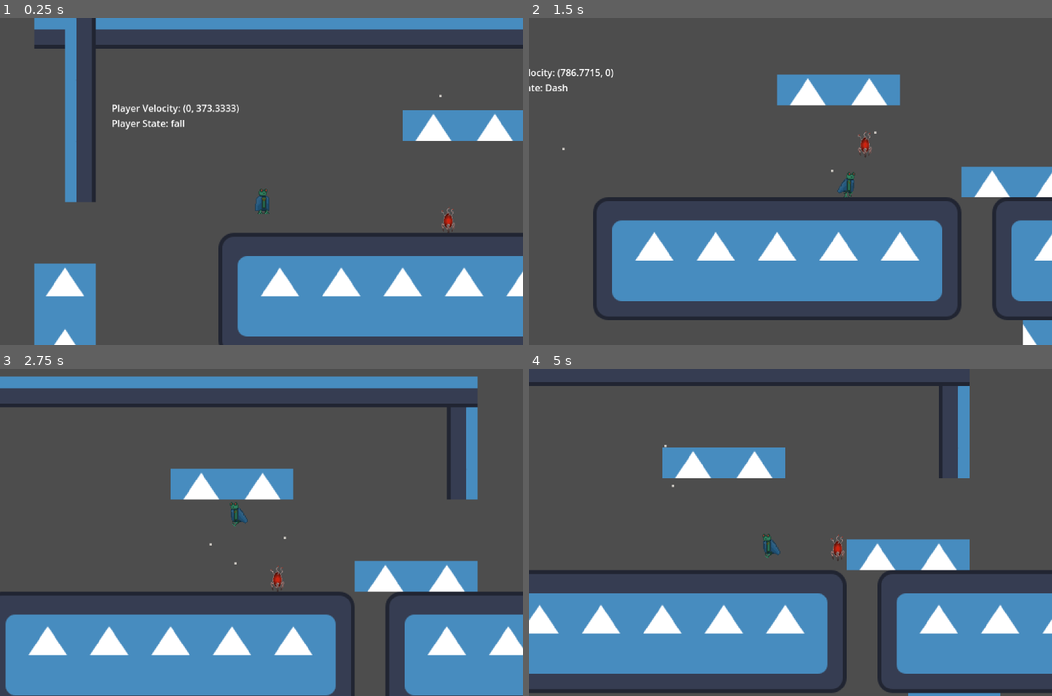
Above: before the commit, frames 1-4 (two rows, left to right).
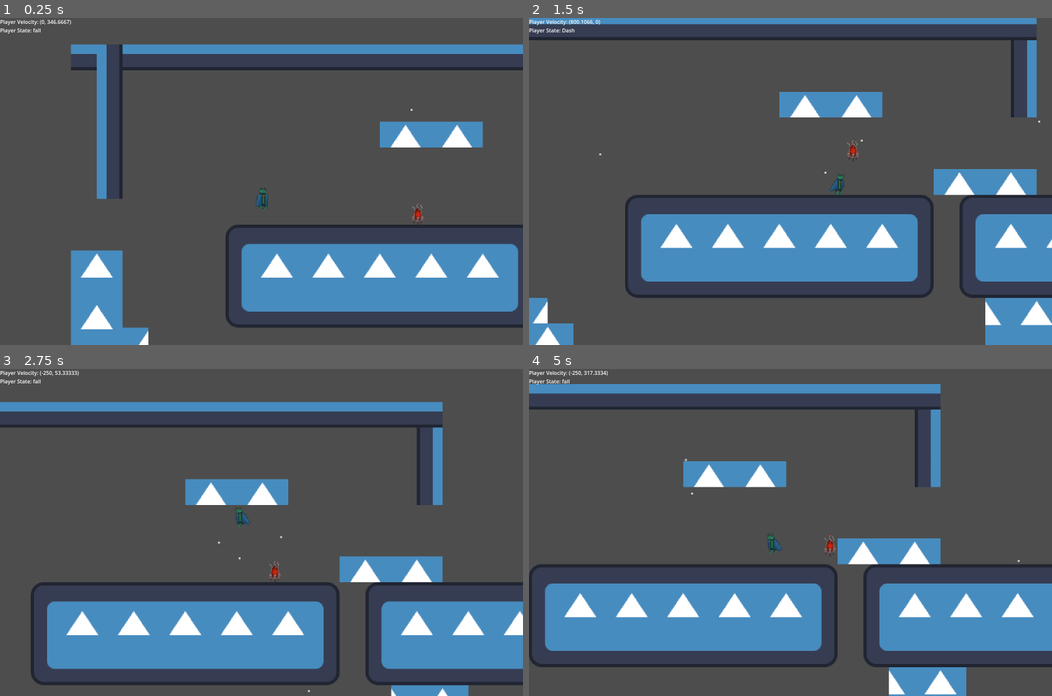
Above: after the commit, the same moments.

Repository: Rowan-Nag/Metroidvania
Game: Godot game, scene res://node_2d.tscn
Same seed, same stepped clock (60 frames per second), same inputs: the game is played once before the commit and once after it. The engine's default icon, where the game draws it, is replaced by a stand-in: a white triangle on a blue panel in a dark square.
Inputs (mouse positions are in pixels of both pictures, inside the frame that each line leads up to):
- Up to frame 1 (0.25 s): no input
- Up to frame 2 (1.5 s): move the mouse to (905, 165) at 0.52 s; hold D (Right) from 0.53 s (still down); click (905, 165) at 0.6 s; tap Space (Jump) at 0.77 s; tap Shift (Dash) at 0.8, 1.35 s; move the mouse to (685, 197) at 1.27 s
- Up to frame 3 (2.75 s): tap Space (Jump) at 1.52 s; click (156, 548) at 1.55 s; move the mouse to (313, 460) at 2.02 s; release D (Right) at 2.03 s; hold A (Left) from 2.03 s (still down); click (313, 460) at 2.1 s; tap Shift (Dash) at 2.3 s
- Up to frame 4 (5 s): move the mouse to (764, 597) at 2.77 s; release A (Left) at 2.78 s; hold D (Right) 2.78-4.28 s; tap Shift (Dash) at 2.85, 3.8 s; tap Space (Jump) at 3.02, 3.77, 4.52 s; click (764, 597) at 3.05 s; move the mouse to (947, 581) at 3.52 s; right-click (947, 581) at 3.6 s; move the mouse to (633, 483) at 4.27 s; hold A (Left) from 4.28 s (still down); click (633, 483) at 4.35 s

The runs differ from the first frame. In frame 1, 27% of the frame differs, in the area x 0-100%, y 0-100%; in frame 2, 25%; in frame 3, 31%; in frame 4, 28%.

Commit message:
added debug UI

Diff:
--- a/DebugUI.gd
+++ b/DebugUI.gd
@@ -10,7 +10,7 @@
 	label.text = "Player Velocity:"
 
 # Called every frame. 'delta' is the elapsed time since the previous frame.
-func _process(delta):
+func _physics_process(delta):
 	if(player):
 		label.text = "Player Velocity: " + str(player.velocity) + "\n"
 		label.text += "Player State: " + str(player.state_machine.current_state.name)
--- a/node_2d.tscn
+++ b/node_2d.tscn
@@ -351,14 +351,30 @@
 
 [node name="Node2D" type="Node2D"]
 
-[node name="TileMap" type="TileMap" parent="."]
+[node name="GUI" type="CanvasLayer" parent="."]
+
+[node name="DebugUI" type="VBoxContainer" parent="GUI"]
+offset_right = 114.0
+offset_bottom = 49.0
+script = ExtResource("16_we7n4")
+
+[node name="Label" type="Label" parent="GUI/DebugUI"]
+layout_mode = 2
+text = "Player Velocity
+Player State"
+
+[node name="Game" type="CanvasLayer" parent="."]
+layer = 0
+follow_viewport_enabled = true
+
+[node name="TileMap" type="TileMap" parent="Game"]
 scale = Vector2(1.64, 1.64)
 tile_set = SubResource("TileSet_lwr50")
 rendering_quadrant_size = 128
 format = 2
 layer_0/tile_data = PackedInt32Array(65535, 0, 0, 131071, 0, 1, 196607, 0, 2, 0, 65536, 0, 65536, 65536, 1, 131072, 655 …(4383 unchanged characters)…
 
-[node name="Player" type="CharacterBody2D" parent="."]
+[node name="Player" type="CharacterBody2D" parent="Game"]
 position = Vector2(21, -104)
 scale = Vector2(0.613918, 0.547057)
 collision_layer = 2
@@ -372,7 +388,7 @@
 immunityTime = 0.81
 metadata/_edit_group_ = true
 
-[node name="Rain?" type="GPUParticles2D" parent="Player"]
+[node name="Rain?" type="GPUParticles2D" parent="Game/Player"]
 visibility_layer = 2
 z_index = -10
 z_as_relative = false
@@ -382,7 +398,7 @@
 process_material = SubResource("ParticleProcessMaterial_4qloa")
 lifetime = 13.17
 
-[node name="AnimatedSprite2D" type="AnimatedSprite2D" parent="Player"]
+[node name="AnimatedSprite2D" type="AnimatedSprite2D" parent="Game/Player"]
 position = Vector2(1.62888, -5.72205e-06)
 scale = Vector2(2.50135, 2.80706)
 sprite_frames = SubResource("SpriteFrames_ixvtf")
@@ -390,51 +406,47 @@
 frame_progress = 0.0268754
 metadata/_edit_group_ = true
 
-[node name="Camera2D" type="Camera2D" parent="Player"]
-zoom = Vector2(1.79, 1.79)
-position_smoothing_enabled = true
-
-[node name="CollisionShape2D" type="CollisionShape2D" parent="Player"]
+[node name="CollisionShape2D" type="CollisionShape2D" parent="Game/Player"]
 position = Vector2(1.62888, 5.48389)
 scale = Vector2(0.464608, 1)
 shape = SubResource("RectangleShape2D_luyl7")
 metadata/_edit_group_ = true
 
-[node name="stunTimer" type="Timer" parent="Player"]
+[node name="stunTimer" type="Timer" parent="Game/Player"]
 wait_time = 0.1
 one_shot = true
 autostart = true
 
-[node name="immunityTimer" type="Timer" parent="Player"]
+[node name="immunityTimer" type="Timer" parent="Game/Player"]
 wait_time = 0.1
 one_shot = true
 autostart = true
 
-[node name="RayRight" type="RayCast2D" parent="Player"]
+[node name="RayRight" type="RayCast2D" parent="Game/Player"]
 target_position = Vector2(35.8354, 0)
 
-[node name="RayLeft" type="RayCast2D" parent="Player"]
+[node name="RayLeft" type="RayCast2D" parent="Game/Player"]
 target_position = Vector2(-30.9488, 0)
 
-[node name="state_machine" type="Node" parent="Player" node_paths=PackedStringArray("starting_state")]
+[node name="state_machine" type="Node" parent="Game/Player" node_paths=PackedStringArray("starting_state")]
 script = ExtResource("5_xa24y")
 starting_state = NodePath("ground")
 
-[node name="ground" type="Node" parent="Player/state_machine" node_paths=PackedStringArray("fall_state", "jump_state", "dash_state", "attack_state")]
+[node name="ground" type="Node" parent="Game/Player/state_machine" node_paths=PackedStringArray("fall_state", "jump_state", "dash_state", "attack_state")]
 script = ExtResource("6_3vp8f")
 fall_state = NodePath("../fall")
 jump_state = NodePath("../jump")
 dash_state = NodePath("../Dash")
 attack_state = NodePath("../Attack")
 
-[node name="fall" type="Node" parent="Player/state_machine" node_paths=PackedStringArray("ground_state", "jump_state", "dash_state", "attack_state")]
+[node name="fall" type="Node" parent="Game/Player/state_machine" node_paths=PackedStringArray("ground_state", "jump_state", "dash_state", "attack_state")]
 script = ExtResource("6_agqpr")
 ground_state = NodePath("../ground")
 jump_state = NodePath("../jump")
 dash_state = NodePath("../Dash")
 attack_state = NodePath("../Attack")
 
-[node name="jump" type="Node" parent="Player/state_machine" node_paths=PackedStringArray("fall_state", "dash_state", "ground_state", "attack_state")]
+[node name="jump" type="Node" parent="Game/Player/state_machine" node_paths=PackedStringArray("fall_state", "dash_state", "ground_state", "attack_state")]
 script = ExtResource("8_bidk3")
 fall_state = NodePath("../fall")
 dash_state = NodePath("../Dash")
@@ -442,50 +454,40 @@
 attack_state = NodePath("../Attack")
 jump_velocity = 600
 
-[node name="Dash" type="Node" parent="Player/state_machine" node_paths=PackedStringArray("fall_state")]
+[node name="Dash" type="Node" parent="Game/Player/state_machine" node_paths=PackedStringArray("fall_state")]
 script = ExtResource("9_8ihbm")
 fall_state = NodePath("../fall")
 
-[node name="Attack" type="Node" parent="Player/state_machine" node_paths=PackedStringArray("fall_state", "ground_state")]
+[node name="Attack" type="Node" parent="Game/Player/state_machine" node_paths=PackedStringArray("fall_state", "ground_state")]
 script = ExtResource("11_snj0e")
 fall_state = NodePath("../fall")
 ground_state = NodePath("../ground")
 airDragMultiplier = 0.3
 
-[node name="Subject" type="Sprite2D" parent="."]
+[node name="Camera2D" type="Camera2D" parent="Game/Player"]
+zoom = Vector2(1.5, 1.5)
+position_smoothing_enabled = true
+
+[node name="Subject" type="Sprite2D" parent="Game"]
 position = Vector2(1314, -207)
 scale = Vector2(0.585641, 0.631897)
 texture = ExtResource("5_wcg1j")
 
-[node name="TickEnemy" type="CharacterBody2D" parent="."]
+[node name="TickEnemy" type="CharacterBody2D" parent="Game"]
 position = Vector2(343, -18)
 collision_layer = 8
 script = ExtResource("6_h5fo1")
 metadata/_edit_group_ = true
 
-[node name="jumpTimer" type="Timer" parent="TickEnemy"]
+[node name="jumpTimer" type="Timer" parent="Game/TickEnemy"]
 one_shot = true
 autostart = true
 
-[node name="AnimatedSprite2D" type="AnimatedSprite2D" parent="TickEnemy"]
+[node name="AnimatedSprite2D" type="AnimatedSprite2D" parent="Game/TickEnemy"]
 sprite_frames = SubResource("SpriteFrames_ksq3d")
 
-[node name="CollisionShape2D" type="CollisionShape2D" parent="TickEnemy"]
+[node name="CollisionShape2D" type="CollisionShape2D" parent="Game/TickEnemy"]
 position = Vector2(-2.5, -13.5)
 shape = SubResource("RectangleShape2D_fnq6b")
 
-[node name="EnemyContactDamage" parent="TickEnemy" instance=ExtResource("8_718tb")]
-
-[node name="GUI" type="CanvasLayer" parent="."]
-follow_viewport_enabled = true
-
-[node name="DebugUI" type="VBoxContainer" parent="GUI"]
-offset_left = -235.0
-offset_top = -225.0
-offset_right = -195.0
-offset_bottom = -185.0
-script = ExtResource("16_we7n4")
-
-[node name="Label" type="Label" parent="GUI/DebugUI"]
-layout_mode = 2
-text = "Hi."
+[node name="EnemyContactDamage" parent="Game/TickEnemy" instance=ExtResource("8_718tb")]
